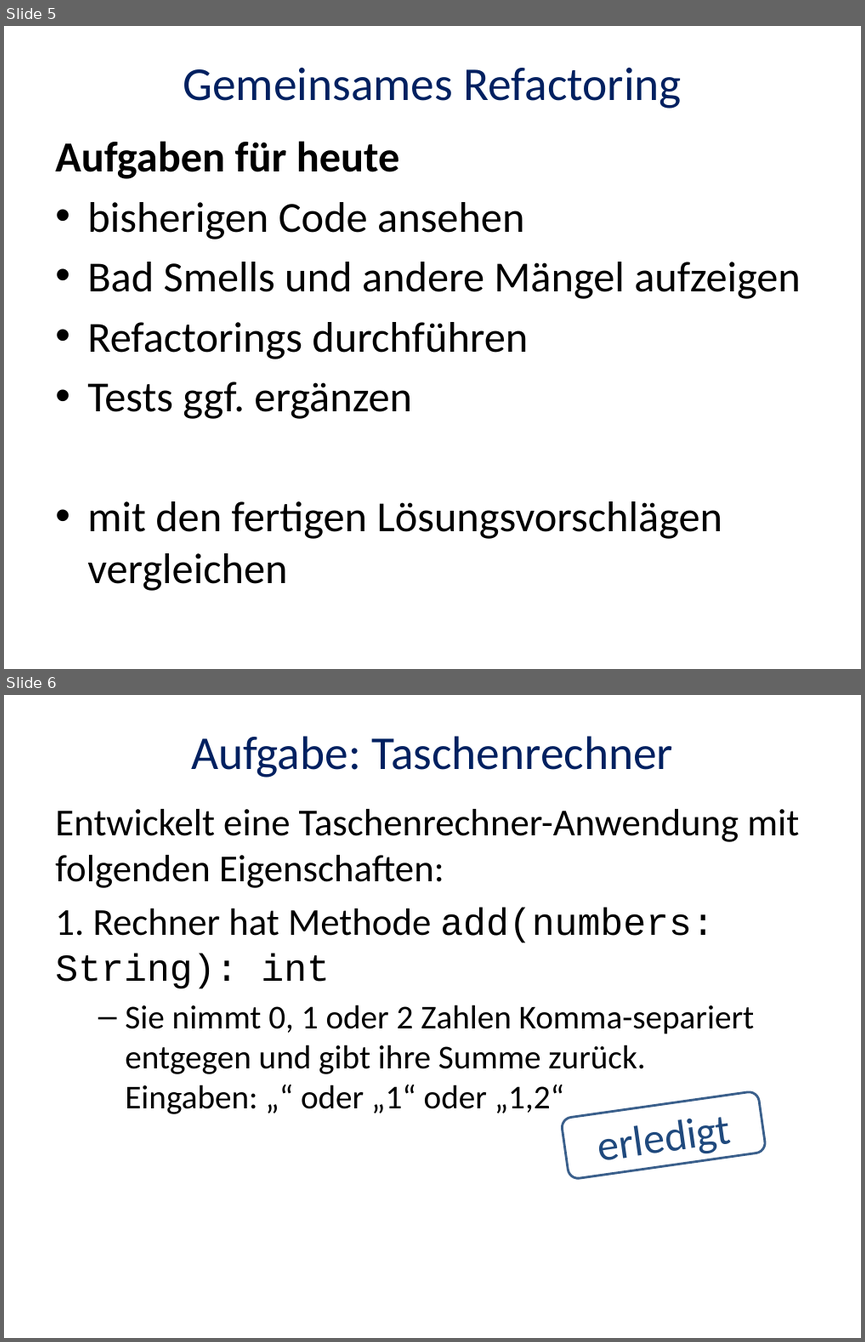
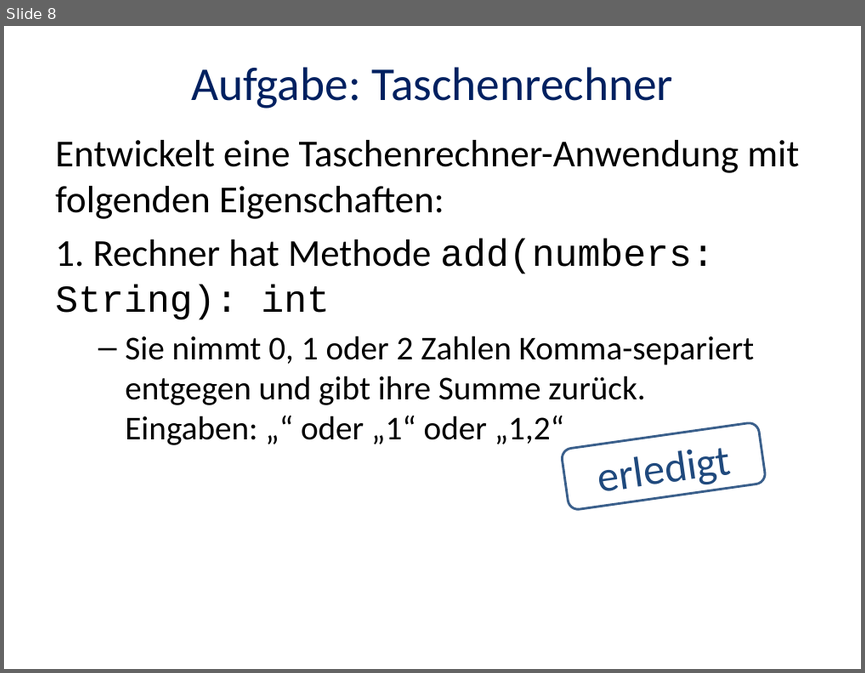
Before and after one commit to trav010/CodingDojoDPA, a slide deck: StringCalculator/doc/Coding-Dojo-2015-02-18.pptx. Shown one above the other, each under a label of ours: slides 5 and 6 before the commit, slide 8 after it. The pictures are 865x1342 and 865x673 pixels, drawn with LibreOffice and Linux fonts; fonts in the diff are those of the drawing. Boxes give left, top, right and bottom in pixels: in the first picture for what was removed or moved away, otherwise in the second. Text is boxed around its words. In the diff, an @@ line names an element or a change of style, - is before the commit and + after.

```diff
--- a/StringCalculator/doc/Coding-Dojo-2015-02-18.pptx
+++ b/StringCalculator/doc/Coding-Dojo-2015-02-18.pptx
@@ slide 5 removed at [4,26,861,669], background #FFFFFF @@
@@ title removed at [182,68,681,108] @@
-Gemeinsames Refactoring
@@ text removed at [55,141,800,590] @@
-Aufgaben für heute
-• bisherigen Code ansehen
-• Bad Smells und andere Mängel aufzeigen
-• Refactorings durchführen
-• Tests ggf. ergänzen
-• mit den fertigen Lösungsvorschlägen vergleichen
@@ what was slide 6 is now slide 8 @@
```
Also in this commit, not shown: 3 slides changed, 8 slides added, 1 other slide removed.
